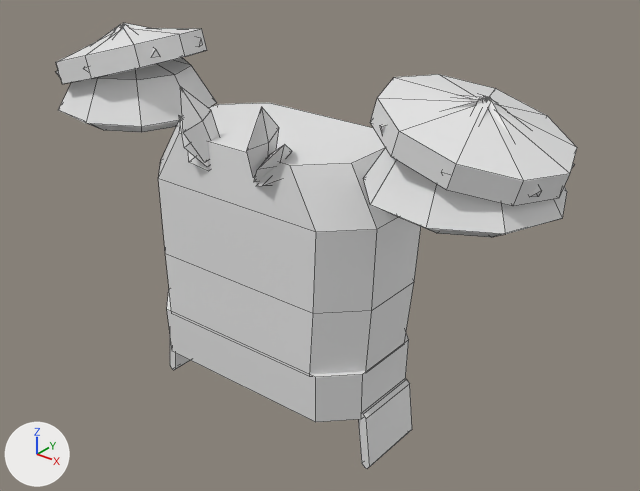
Before and after pictures for a commit that changed the FBX model roblox/art/armor/armor_tier3_normal.fbx.
Both versions are drawn from a 50 mm camera at (4.28, -4.85, 3.18) aimed at (0.25, 0.18, 0.06). Every picture has the same lights, and +X, +Y and +Z are marked at lower left. The older version comes first. Mesh edges are drawn as thin lines. Where no turn or scale is listed for an object, it has been applied to the vertices.

Before the edit, the objects in view are built like this:
```python
ob_belt = bpy.data.objects.new('Belt', me_belt)
ob_belt.location = (0.0, 0.0, -0.8)
ob_chest = bpy.data.objects.new('Chest', me_chest)
ob_chest.location = (0.0, 0.0, 0.2)
ob_shoulder_l = bpy.data.objects.new('Shoulder_L', me_shoulder_l)
ob_shoulder_l.location = (-1.5, 0.0, 0.42)
ob_shoulder_l_trim = bpy.data.objects.new('Shoulder_L_Trim', me_shoulder_l_trim)
ob_shoulder_l_trim.location = (-1.5, 0.0, 0.42)
ob_shoulder_r = bpy.data.objects.new('Shoulder_R', me_shoulder_r)
ob_shoulder_r.location = (1.5, 0.0, 0.42)
ob_shoulder_r_trim = bpy.data.objects.new('Shoulder_R_Trim', me_shoulder_r_trim)
ob_shoulder_r_trim.location = (1.5, 0.0, 0.42)
# also in view: 'Chest_Trim' at (0.0, -0.48, 1.1)
```
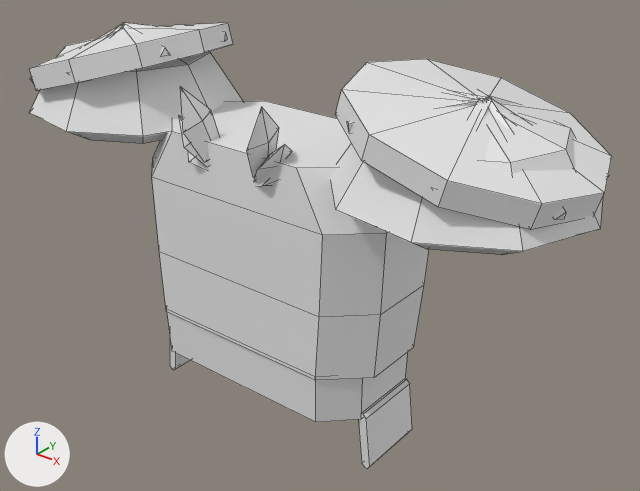
What changed in the scene script:
```text
Change me_chest:
    used by ob_chest; location = (0.0, 0.0, 0.2)
    remove me_chest.from_pydata(...)  # 32 vertices, 26 faces; spans x -1.1..1.1, y -0.56..0.66, z -0.8..0.82
    add me_chest.from_pydata(...)  # 32 vertices, 26 faces; spans x -1.19..1.19, y -0.57..0.67, z -0.8..0.82
    me_chest part 2: 32 of 32 vertices moved; they spanned x -1.1..1.1, y -0.56..0.66, z -0.8..0.82 and now span x -1.19..1.19, y -0.57..0.67, z -0.8..0.82; mean shift (0.0, 0.0, 0.0)
Change me_shoulder_r_trim:
    used by ob_shoulder_r_trim; location = (1.5, 0.0, 0.42)
    remove me_shoulder_r_trim.from_pydata(...)  # 42 vertices, 35 faces; spans x -0.486..0.764, y -0.597..0.607, z 0.705..1.183
    add me_shoulder_r_trim.from_pydata(...)  # 42 vertices, 35 faces; spans x -0.706..0.965, y -0.798..0.81, z 0.646..1.189
    me_shoulder_r_trim part 5: 42 of 42 vertices moved; they spanned x -0.486..0.764, y -0.597..0.607, z 0.705..1.183 and now span x -0.706..0.965, y -0.798..0.81, z 0.646..1.189; mean shift (0.0, 0.0, 0.0)
Change me_shoulder_r:
    used by ob_shoulder_r; location = (1.5, 0.0, 0.42)
    remove me_shoulder_r.from_pydata(...)  # 51 vertices, 66 faces; spans x -0.538..0.831, y -0.65..0.65, z 0.359..1.19
    add me_shoulder_r.from_pydata(...)  # 51 vertices, 66 faces; spans x -0.768..1.065, y -0.877..0.877, z 0.303..1.256
    me_shoulder_r part 3: the loose piece of 29 vertices spanning x -0.538..0.82, y -0.65..0.65, z 0.359..0.98 is scaled about its middle by 1.35, then moved by (0.007, 0.0, 0.052)
    me_shoulder_r part 4: 20 of 51 vertices moved; they spanned x -0.518..0.831, y -0.593..0.593, z 0.645..1.19 and now span x -0.745..1.058, y -0.801..0.801, z 0.58..1.256; mean shift (0.0, 0.0, 0.0); largest move (0.781, 0.0, 0.645) -> (1.008, 0.0, 0.58)
Change me_shoulder_l_trim:
    used by ob_shoulder_l_trim; location = (-1.5, 0.0, 0.42)
    remove me_shoulder_l_trim.from_pydata(...)  # 42 vertices, 35 faces; spans x -0.8..0.443, y -0.597..0.607, z 0.681..1.193
    add me_shoulder_l_trim.from_pydata(...)  # 42 vertices, 35 faces; spans x -1.02..0.651, y -0.798..0.81, z 0.615..1.193
    me_shoulder_l_trim part 1: 42 of 42 vertices moved; they spanned x -0.8..0.443, y -0.597..0.607, z 0.681..1.193 and now span x -1.02..0.651, y -0.798..0.81, z 0.615..1.193; mean shift (0.0, 0.0, 0.0)
Change me_shoulder_l:
    used by ob_shoulder_l; location = (-1.5, 0.0, 0.42)
    remove me_shoulder_l.from_pydata(...)  # 51 vertices, 66 faces; spans x -0.831..0.58, y -0.65..0.65, z 0.359..1.19
    add me_shoulder_l.from_pydata(...)  # 51 vertices, 66 faces; spans x -1.058..0.825, y -0.877..0.877, z 0.303..1.256
    me_shoulder_l part 6: the loose piece of 29 vertices spanning x -0.778..0.58, y -0.65..0.65, z 0.359..0.98 is scaled about its middle by 1.35, then moved by (0.007, 0.0, 0.052)
    me_shoulder_l part 7: 20 of 51 vertices moved; they spanned x -0.831..0.518, y -0.593..0.593, z 0.645..1.19 and now span x -1.058..0.745, y -0.801..0.801, z 0.58..1.256; mean shift (0.0, 0.0, 0.0); largest move (-0.781, 0.0, 0.645) -> (-1.008, 0.0, 0.58)
```

Pixel boxes (x1, y1, x2, y2) of what changed, in the pictures (640 x 491 px; the box of a moved part takes in the faces that stretch with it):
'Chest', reshaped: before (158, 103, 421, 377); after (152, 101, 429, 380)
'Shoulder_R', reshaped (31% wider, 20% taller): before (363, 74, 577, 237); after (331, 59, 612, 255)
'Shoulder_L', reshaped (33% wider, 16% taller): before (56, 28, 217, 132); after (29, 23, 243, 144)
'Shoulder_R_Trim', reshaped (34% wider, 26% taller): before (380, 94, 575, 197); after (347, 90, 609, 220)
'Shoulder_L_Trim', reshaped (35% wider, 11% taller): before (56, 23, 202, 77); after (30, 23, 227, 83)
part 3 of me_shoulder_r, moved or reshaped: before (363, 148, 567, 237); after (331, 116, 603, 255)
part 4 of me_shoulder_r, moved or reshaped: before (370, 74, 577, 206); after (335, 59, 612, 230)
part 6 of me_shoulder_l, moved or reshaped: before (59, 58, 217, 132); after (30, 39, 243, 144)
part 7 of me_shoulder_l, moved or reshaped: before (56, 28, 207, 84); after (29, 23, 233, 90)
